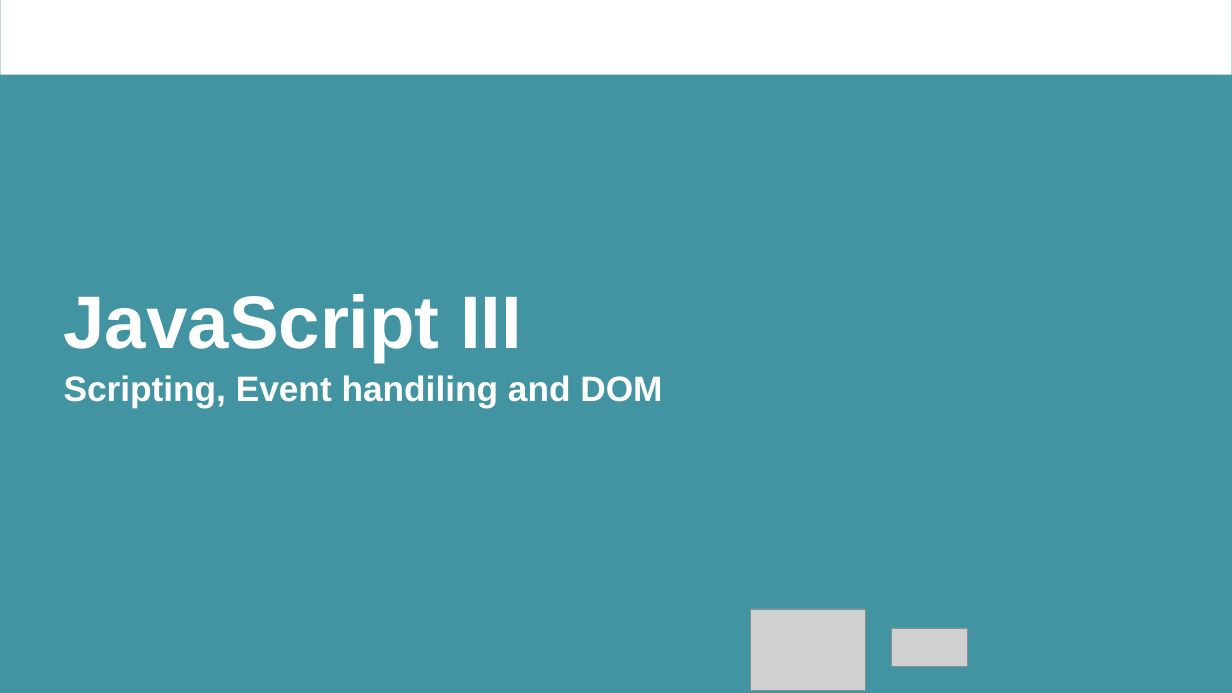
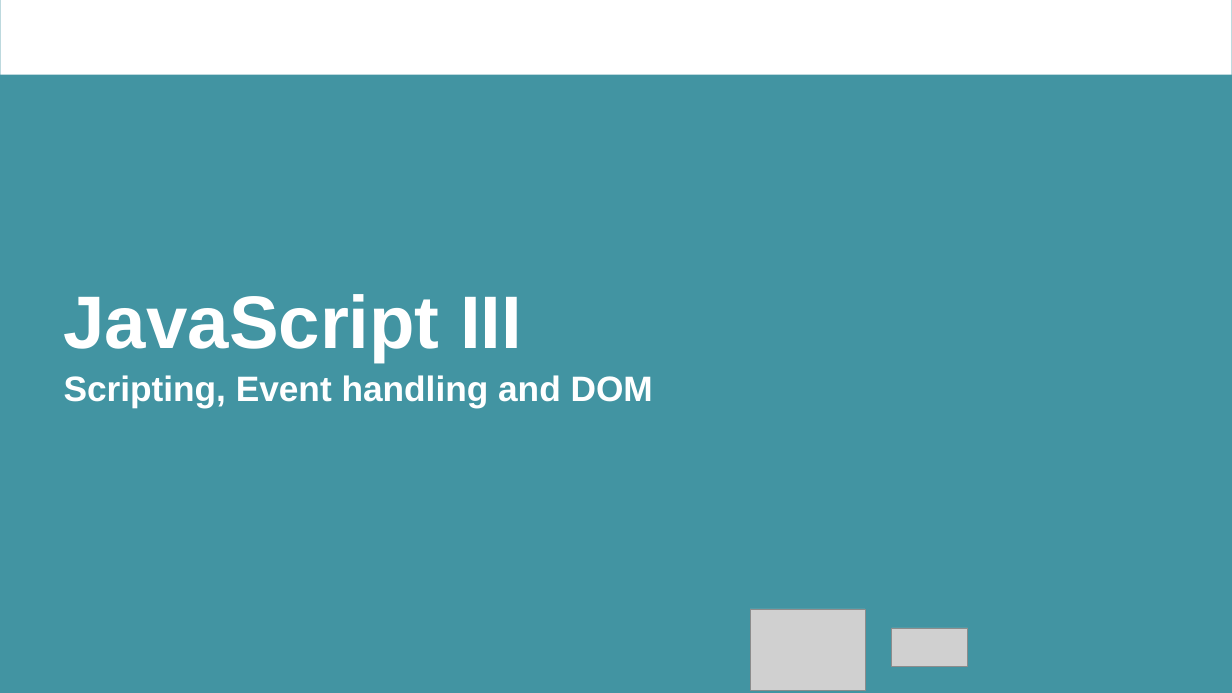
Before and after one commit to JS-RUH-1/-W01D05-JS-Lessons, a slide deck: slide 1 of JavaScript_3(Scripting&EventHandiling).pptx. Drawn at 1232x693 pixels with LibreOffice and Linux fonts; fonts in the diff are those of the drawing; grey boxes stand for pictures; background and template pictures are left out. Boxes give left, top, right and bottom in pixels: in the first picture for what was removed or moved away, otherwise in the second. Text is boxed around its words. In the diff, an @@ line names an element or a change of style, - is before the commit and + after.

```diff
--- a/JavaScript_3(Scripting&EventHandiling).pptx
+++ b/JavaScript_3(Scripting&EventHandiling).pptx
@@ subtitle at box(64, 375, 653, 408): text changed @@
-Scripting, Event handiling and DOM
+Scripting, Event handling and DOM
```
Also in this commit, not shown: 2 other slides changed, 2 slides added, 1 other file.
